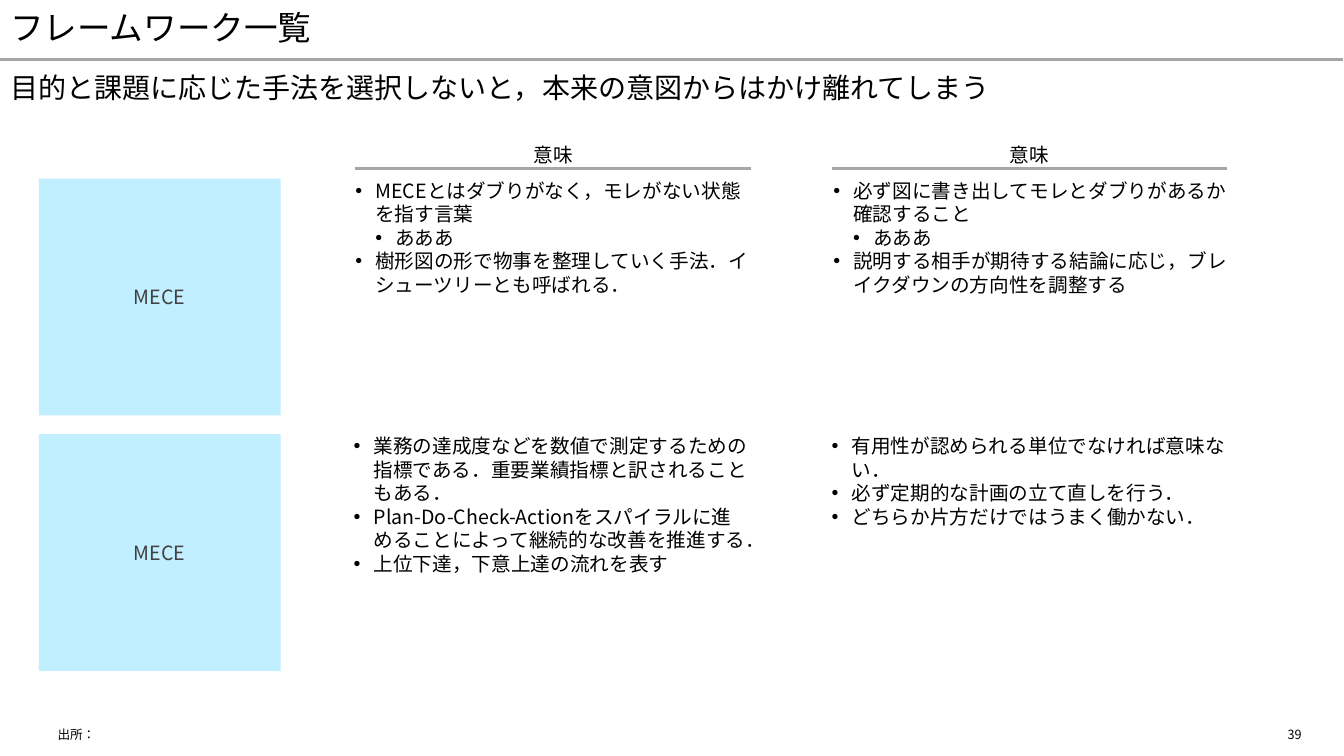
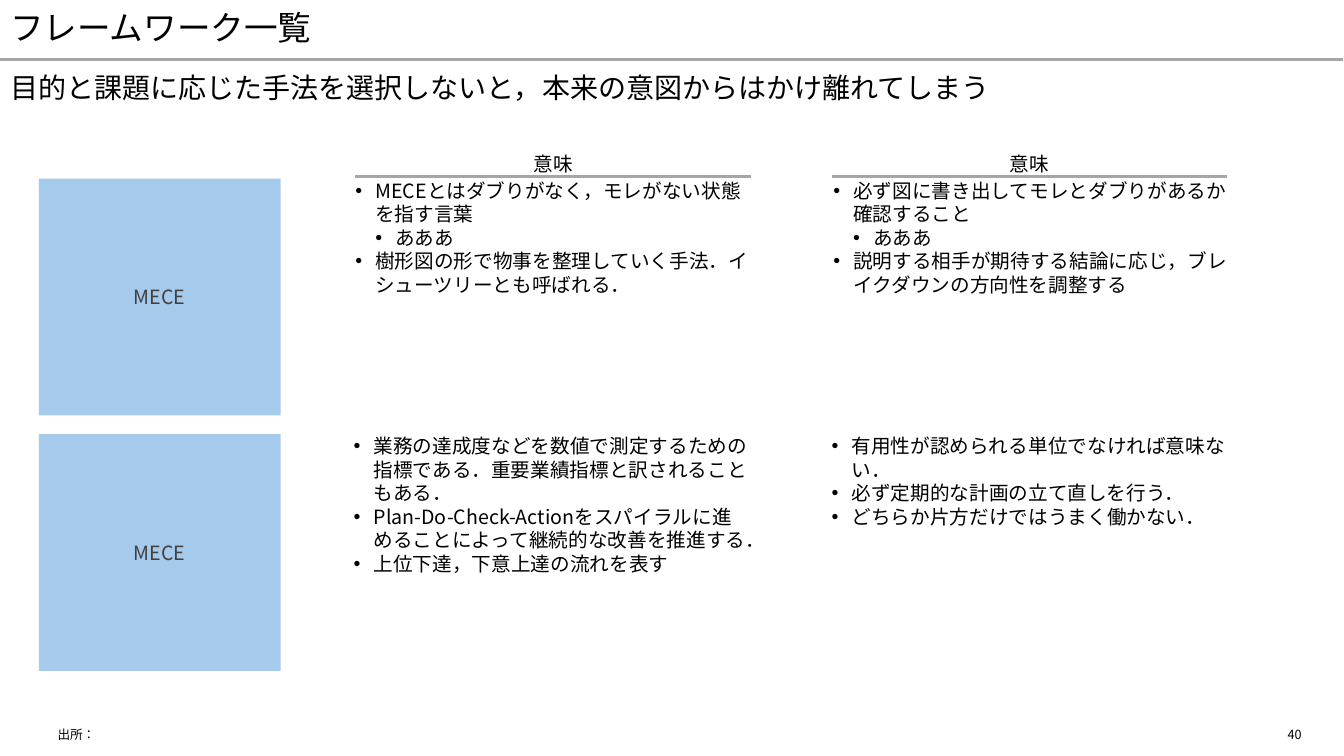
Before and after one commit to yuzucha16/dotfiles, a slide deck: slide 40 of office/Blank.potx (slide 39 before the commit). Drawn at 1344x756 pixels with LibreOffice and Linux fonts; fonts in the diff are those of the drawing. Boxes give left, top, right and bottom in pixels: in the first picture for what was removed or moved away, otherwise in the second. Text is boxed around its words. In the diff, an @@ line names an element or a change of style, - is before the commit and + after.

```diff
--- a/office/Blank.potx
+++ b/office/Blank.potx
@@ rectangle "MECE" at [38,178,280,415]: fill #C1F0FF to #A6CAEC @@
@@ 2 texts, 2 lines: place and size @@
-2 texts, 2 lines at [356,145,1228,168]
+2 texts, 2 lines at [356,154,1228,177]
@@ rectangle "MECE" at [38,435,280,671]: fill #C1F0FF to #A6CAEC @@
@@ page number at [1288,729,1302,739]: text changed @@
-39
+40
```
Also in this commit, not shown: 33 other slides changed, 1 slide added.
